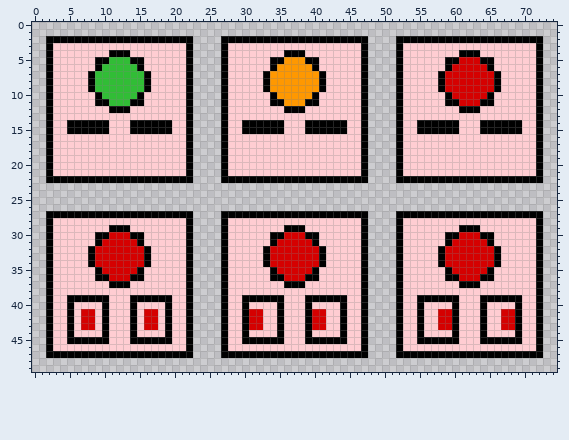
Sprite sheet, stored at App/Image/Enemy/Sentry.png. Above is the file before it was changed.
The file is 75x50 pixels.
Once edited:
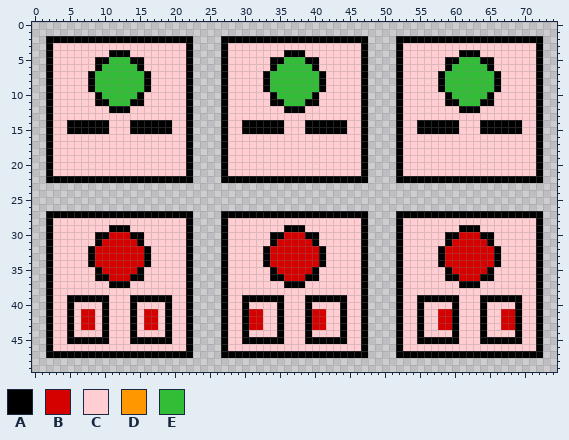
Palette (. is transparent): A #000000  B #d50000  C #ffcdd2  D #ff9800  E #31bd36
Commit message: Adjusted Timer for Sentry, Removed useless couts from the game
The edit:
y 5: x 36..38 DDD -> EEE; x 61..63 BBB -> EEE
y 6: x 35..39 DDDDD -> EEEEE; x 60..64 BBBBB -> EEEEE
y 7..9: x 34..40 DDDDDDD -> EEEEEEE; x 59..65 BBBBBBB -> EEEEEEE
y 10: x 35..39 DDDDD -> EEEEE; x 60..64 BBBBB -> EEEEE
y 11: x 36..38 DDD -> EEE; x 61..63 BBB -> EEE
Boxes around the changes in both pictures, in picture pixels (x1, y1, x2, y2):
changed: (270, 57, 319, 106)
changed: (445, 57, 494, 106)
